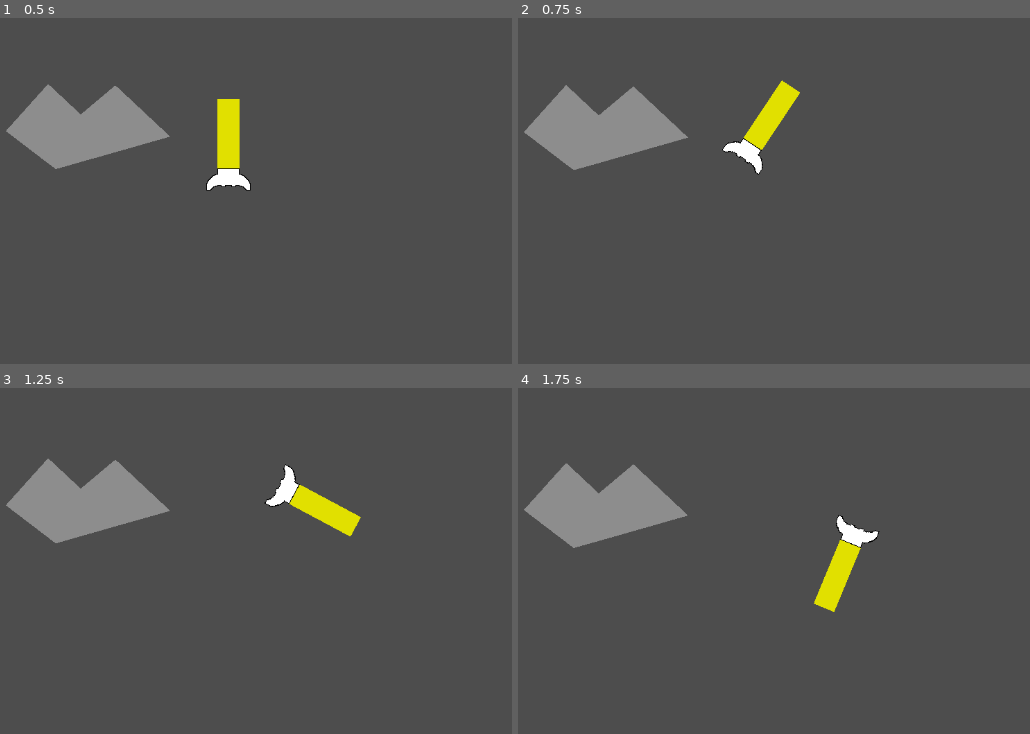
Above: before the commit, frames 1-4 (two rows, left to right).
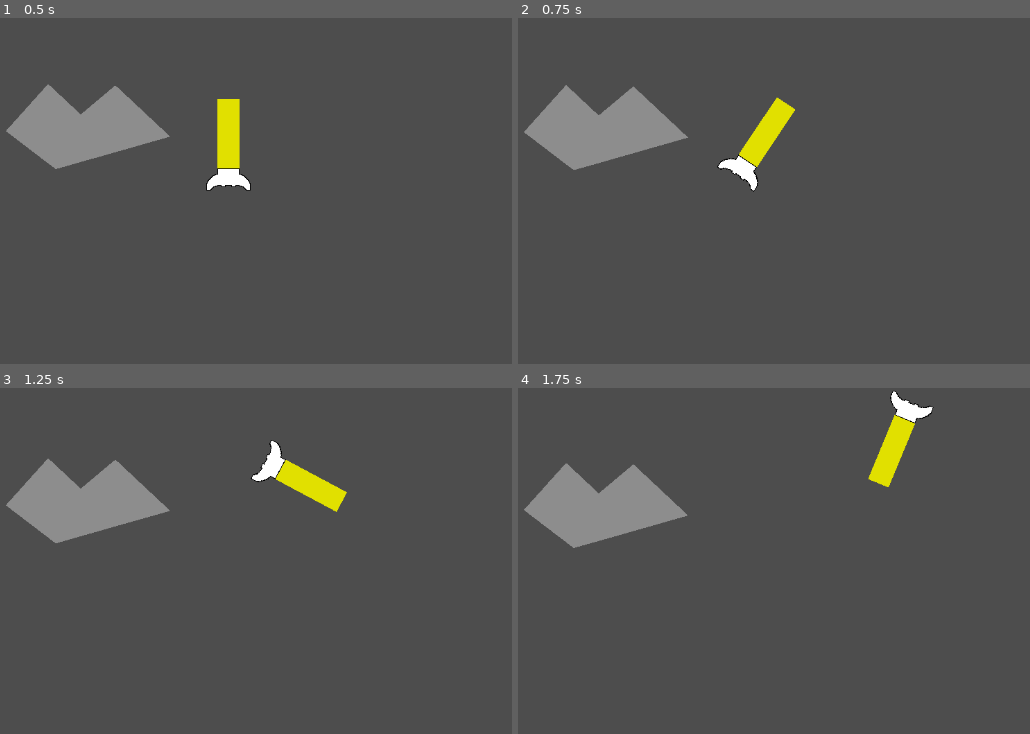
Above: after the commit, the same moments.

Repository: CWmain/SpaceJunkGame
Game: Godot game, scene res://Objects/Test_Scene.tscn
Same seed, same stepped clock (60 frames per second), same inputs: the game is played once before the commit and once after it.
Inputs (mouse positions are in pixels of both pictures, inside the frame that each line leads up to):
- Up to frame 1 (0.5 s): no input
- Up to frame 2 (0.75 s): move the mouse to (1024, 218) at 0.52 s; hold D (TurnRight) from 0.53 s (still down); hold W (Accelerate) from 0.53 s (still down)
- Up to frame 3 (1.25 s): keep holding D (TurnRight); keep holding W (Accelerate)
- Up to frame 4 (1.75 s): keep holding D (TurnRight); move the mouse to (692, 633) at 1.27 s; release W (Accelerate) at 1.28 s; click (692, 633) at 1.35 s; tap W (Accelerate) at 1.52, 1.55 s

Frame 1 is identical in both runs. In frame 2, 1.3% of the frame differs, in the area x 38-56%, y 17-51%; in frame 3, 2.0%; in frame 4, 2.5%, in the area x 57-82%, y 0-65%.

Commit message:
Have player velocity acclerate instead of being a flat number

Diff:
--- a/Objects/player_rocket/player_rocket.gd
+++ b/Objects/player_rocket/player_rocket.gd
@@ -5,7 +5,7 @@
 const STOP_SPEED = 300.0
 const ROTATION_SPEED = PI/64
 const JUMP_VELOCITY = -100.0
-const THRUST_VELOCITY = Vector2(0,-200)
+const THRUST_VELOCITY = Vector2(0,-10)
 
 @onready var cutting_tool = $CuttingTool
 @onready var collision_polygon = $CuttingTool/CollisionPolygon
@@ -26,7 +26,7 @@
 
 	# Handle jump.
 	if Input.is_action_pressed("Accelerate"):
-		set_linear_velocity(THRUST_VELOCITY.rotated(rotation))
+		linear_velocity += THRUST_VELOCITY.rotated(rotation)
 
 	if Input.is_action_pressed("Stop"):
 		linear_velocity.x = move_toward(linear_velocity.x, 0, STOP_SPEED)
